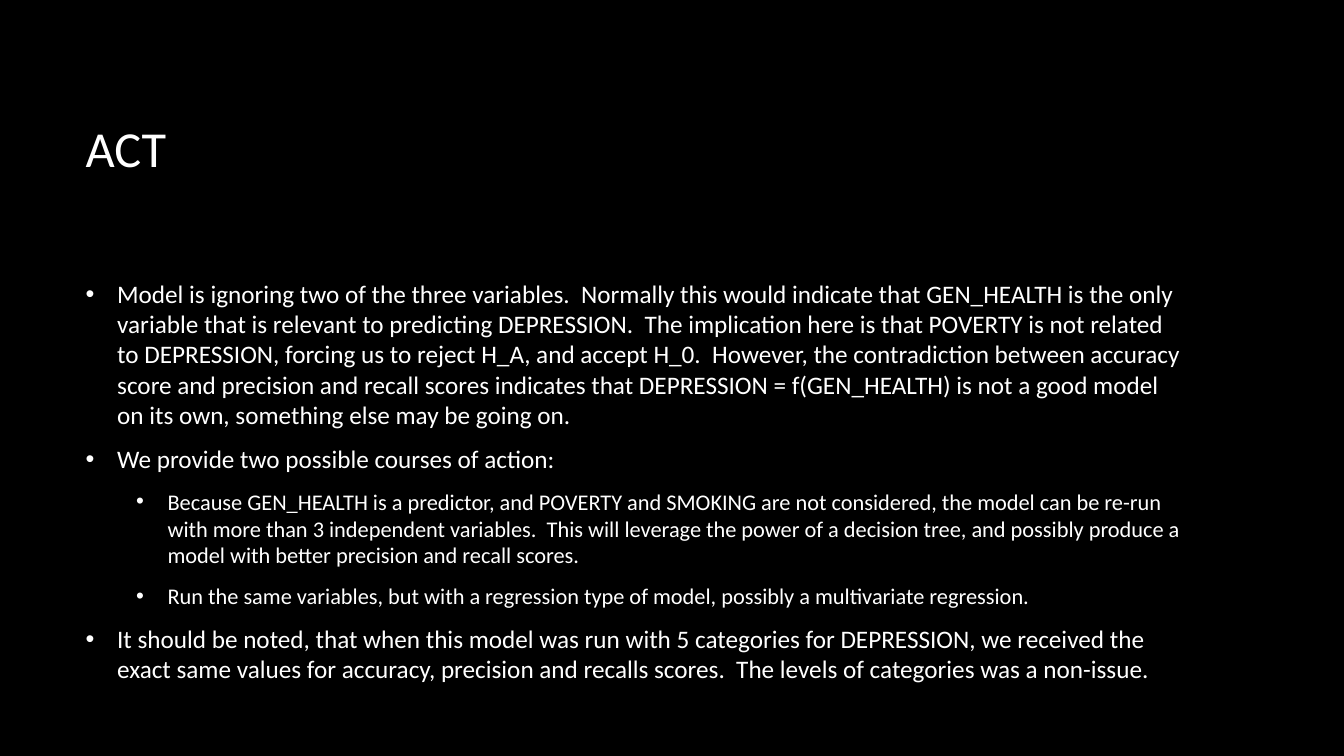
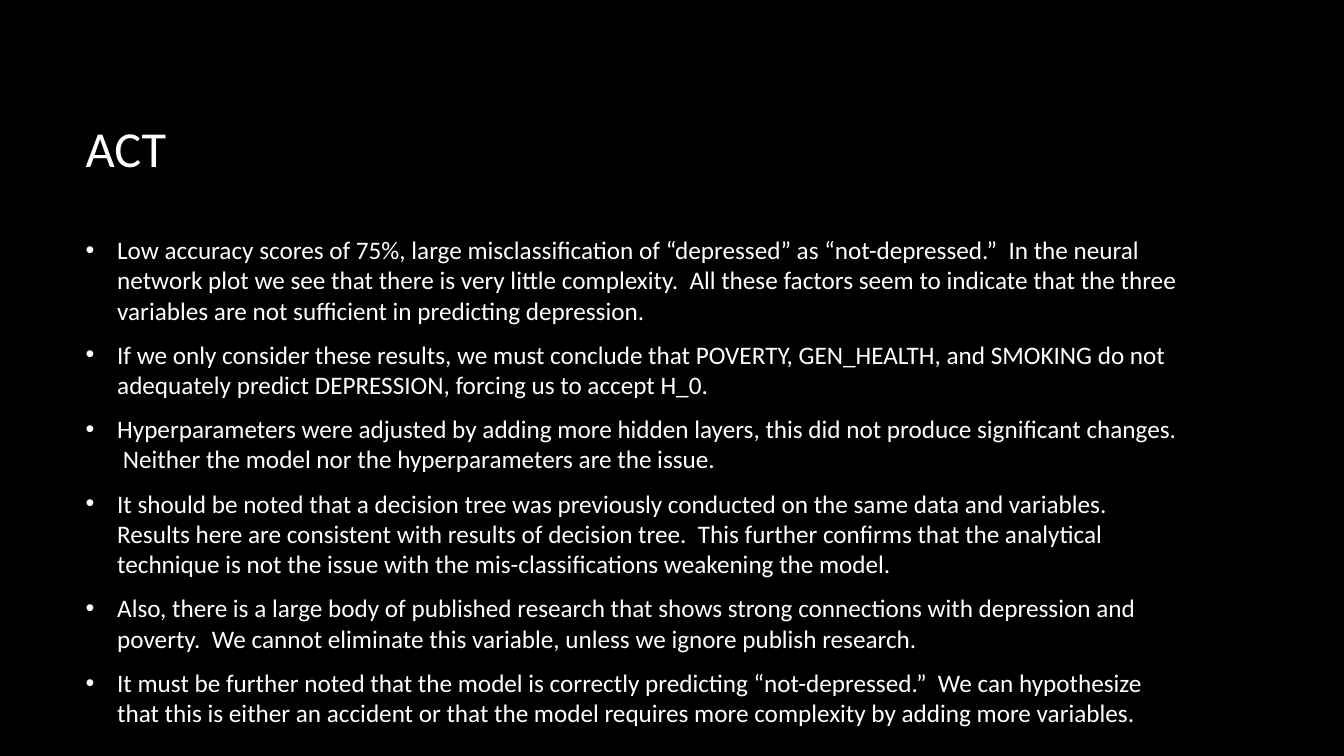
Before and after one commit to danlagos/ANA500-Week-4, a slide deck: slide 41 of Depression and Poverty.pptx. Drawn at 1344x756 pixels with LibreOffice and Linux fonts; fonts in the diff are those of the drawing; background and template pictures are left out. Boxes give left, top, right and bottom in pixels: in the first picture for what was removed or moved away, otherwise in the second. Text is boxed around its words. In the diff, an @@ line names an element or a change of style, - is before the commit and + after.

```diff
--- a/Depression and Poverty.pptx
+++ b/Depression and Poverty.pptx
@@ text at [117,241,1177,727]: text changed @@
-• Model is ignoring two of the three variables. Normally this would indicate that GEN_HEALTH is the only variable that is relevant to predicting DEPRESSION. The implication here is that POVERTY is not related to DEPRESSION, forcing us to reject H_A, and accept H_0. However, the contradiction between accuracy score and precision and recall scores indicates that DEPRESSION = f(GEN_HEALTH) is not a good model on its own, something else may be going on.
-• We provide two possible courses of action:
-  • Because GEN_HEALTH is a predictor, and POVERTY and SMOKING are not considered, the model can be re-run with more than 3 independent variables. This will leverage the power of a decision tree, and possibly produce a model with better precision and recall scores.
-  • Run the same variables, but with a regression type of model, possibly a multivariate regression.
-• It should be noted, that when this model was run with 5 categories for DEPRESSION, we received the exact same values for accuracy, precision and recalls scores. The levels of categories was a non-issue.
+• Low accuracy scores of 75%, large misclassification of “depressed” as “not-depressed.” In the neural network plot we see that there is very little complexity. All these factors seem to indicate that the three variables are not sufficient in predicting depression.
+• If we only consider these results, we must conclude that POVERTY, GEN_HEALTH, and SMOKING do not adequately predict DEPRESSION, forcing us to accept H_0.
+• Hyperparameters were adjusted by adding more hidden layers, this did not produce significant changes. Neither the model nor the hyperparameters are the issue.
+• It should be noted that a decision tree was previously conducted on the same data and variables. Results here are consistent with results of decision tree. This further confirms that the analytical technique is not the issue with the mis-classifications weakening the model.
+• Also, there is a large body of published research that shows strong connections with depression and poverty. We cannot eliminate this variable, unless we ignore publish research.
+• It must be further noted that the model is correctly predicting “not-depressed.” We can hypothesize that this is either an accident or that the model requires more complexity by adding more variables.
```
Also in this commit, not shown: 11 other slides changed, 5 slides added, 5 slides removed, 2 other files.
